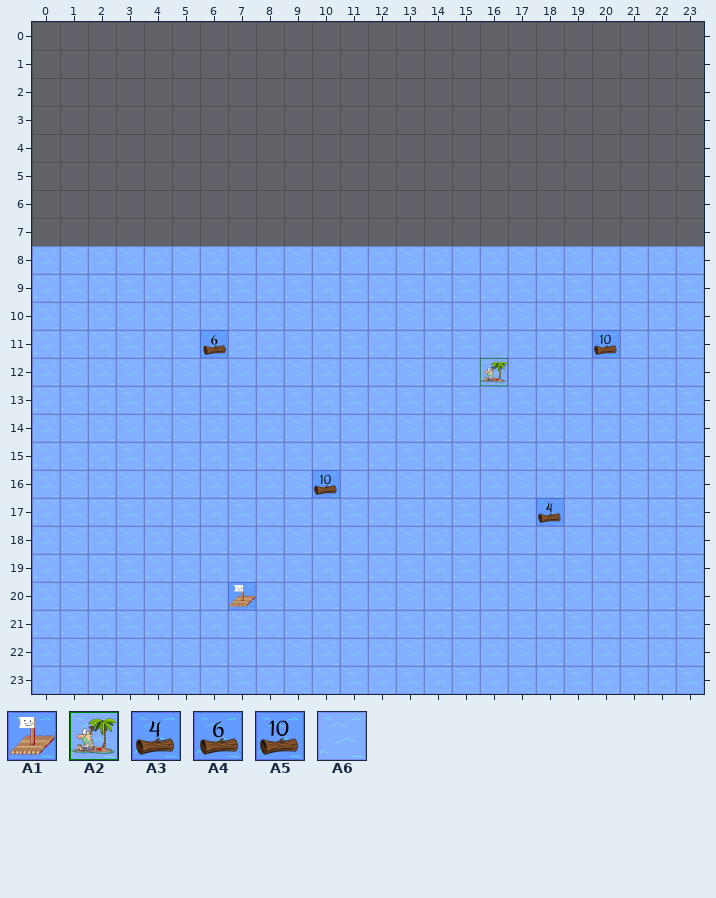
Two states of a Tiled map (JSON), TechnicalPrototype/desktop/out/production/resources/levels/1WoodTutorial.json. The first picture shows the starting point.
Cells are 50x50 px. Shown: x 0..23, y 0..23. The old version is drawn lined up with the new one.
Key: from "updatedTiledSet": A1 0 "Raft", A2 9 "Goal", A3 18 "Wood", A4 20 "Wood", A5 24 "Wood", A6 41.
__ is an empty cell, ## one hidden under a higher layer.
Layer "Environment" before, first column x 0:
 0 __ __ __ __ __ __ __ __ __ __ __ __ __ __ __ __ __ __ __ __ __ __ __ __
 1 __ __ __ __ __ __ __ __ __ __ __ __ __ __ __ __ __ __ __ __ __ __ __ __
 2 __ __ __ __ __ __ __ __ __ __ __ __ __ __ __ __ __ __ __ __ __ __ __ __
 3 __ __ __ __ __ __ __ __ __ __ __ __ __ __ __ __ __ __ __ __ __ __ __ __
 4 __ __ __ __ __ __ __ __ __ __ __ __ __ __ __ __ __ __ __ __ __ __ __ __
 5 __ __ __ __ __ __ __ __ __ __ __ __ __ __ __ __ __ __ __ __ __ __ __ __
 6 __ __ __ __ __ __ __ __ __ __ __ __ __ __ __ __ __ __ __ __ __ __ __ __
 7 __ __ __ __ __ __ __ __ __ __ __ __ __ __ __ __ __ __ __ __ __ __ __ __
 8 A6 A6 A6 A6 A6 A6 A6 A6 A6 A6 A6 A6 A6 A6 A6 A6 A6 A6 A6 A6 A6 A6 A6 A6
 9 A6 A6 A6 A6 A6 A6 A6 A6 A6 A6 A6 A6 A6 A6 A6 A6 A6 A6 A6 A6 A6 A6 A6 A6
10 A6 A6 A6 A6 A6 A6 A6 A6 A6 A6 A6 A6 A6 A6 A6 A6 A6 A6 A6 A6 A6 A6 A6 A6
11 A6 A6 A6 A6 A6 A6 ## A6 A6 A6 A6 A6 A6 A6 A6 A6 A6 A6 A6 A6 ## A6 A6 A6
12 A6 A6 A6 A6 A6 A6 A6 A6 A6 A6 A6 A6 A6 A6 A6 A6 A2 A6 A6 A6 A6 A6 A6 A6
13 A6 A6 A6 A6 A6 A6 A6 A6 A6 A6 A6 A6 A6 A6 A6 A6 A6 A6 A6 A6 A6 A6 A6 A6
14 A6 A6 A6 A6 A6 A6 A6 A6 A6 A6 A6 A6 A6 A6 A6 A6 A6 A6 A6 A6 A6 A6 A6 A6
15 A6 A6 A6 A6 A6 A6 A6 A6 A6 A6 A6 A6 A6 A6 A6 A6 A6 A6 A6 A6 A6 A6 A6 A6
16 A6 A6 A6 A6 A6 A6 A6 A6 A6 A6 ## A6 A6 A6 A6 A6 A6 A6 A6 A6 A6 A6 A6 A6
17 A6 A6 A6 A6 A6 A6 A6 A6 A6 A6 A6 A6 A6 A6 A6 A6 A6 A6 ## A6 A6 A6 A6 A6
18 A6 A6 A6 A6 A6 A6 A6 A6 A6 A6 A6 A6 A6 A6 A6 A6 A6 A6 A6 A6 A6 A6 A6 A6
19 A6 A6 A6 A6 A6 A6 A6 A6 A6 A6 A6 A6 A6 A6 A6 A6 A6 A6 A6 A6 A6 A6 A6 A6
20 A6 A6 A6 A6 A6 A6 A6 A1 A6 A6 A6 A6 A6 A6 A6 A6 A6 A6 A6 A6 A6 A6 A6 A6
21 A6 A6 A6 A6 A6 A6 A6 A6 A6 A6 A6 A6 A6 A6 A6 A6 A6 A6 A6 A6 A6 A6 A6 A6
22 A6 A6 A6 A6 A6 A6 A6 A6 A6 A6 A6 A6 A6 A6 A6 A6 A6 A6 A6 A6 A6 A6 A6 A6
23 A6 A6 A6 A6 A6 A6 A6 A6 A6 A6 A6 A6 A6 A6 A6 A6 A6 A6 A6 A6 A6 A6 A6 A6
The result:
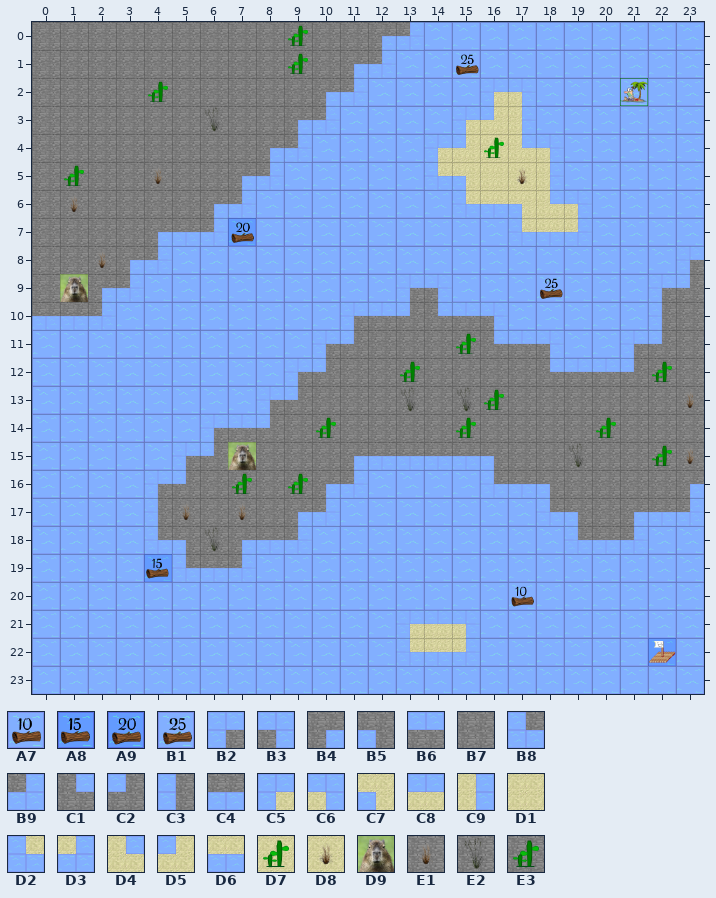
Further tiles: from "updatedTiledSet": A7 15 "Wood", A8 16 "Wood", A9 22 "Wood", B1 23 "Wood", B2 28 "Rock", B3 29 "Rock", B4 30 "Rock", B5 31 "Rock", B6 32 "Rock", B7 34 "Rock", B8 35 "Rock", B9 36 "Rock", C1 37 "Rock", C2 38 "Rock", C3 39 "Rock", C4 40 "Rock", C5 42 "Rock", C6 43 "Rock", C7 45 "Rock", C8 46 "Rock", C9 47 "Rock", D1 48 "Rock", D2 49 "Rock", D3 50 "Rock", D4 51 "Rock", D5 52 "Rock", D6 54 "Rock", D7 55 "Rock", D8 56 "Rock", D9 58 "Rock", E1 59 "Rock", E2 60 "Rock", E3 61 "Rock".
From old to new:
Changed rows in their new state; .. is an unchanged cell.
map size 24x16 -> 24x24 cells (old content now starts at 0,8; both pictures use the new coordinates)
Layer "Environment":
first column x 0:
 0 B7 B7 B7 B7 B7 B7 B7 B7 B7 E3 B7 B7 B4 B9 A6 A6 A6 A6 A6 A6 A6 A6 A6 A6
 1 B7 B7 B7 B7 B7 B7 B7 B7 B7 E3 B7 B4 B9 A6 A6 .. A6 A6 A6 A6 A6 A6 A6 A6
 2 B7 B7 B7 B7 E3 B7 B7 B7 B7 B7 B4 B9 A6 A6 A6 A6 C5 C6 A6 A6 A6 A2 A6 A6
 3 B7 B7 B7 B7 B7 B7 E2 B7 B7 B4 B9 A6 A6 A6 A6 C5 D5 C9 A6 A6 A6 A6 A6 A6
 4 B7 B7 B7 B7 B7 B7 B7 B7 B4 B9 A6 A6 A6 A6 C5 D5 D7 D4 C6 A6 A6 A6 A6 A6
 5 B7 E3 B7 B7 E1 B7 B7 B4 B9 A6 A6 A6 A6 A6 D2 C7 D1 D8 C9 A6 A6 A6 A6 A6
 6 B7 E1 B7 B7 B7 B7 B4 B9 A6 A6 A6 A6 A6 A6 A6 D2 D6 C7 D4 C6 A6 A6 A6 A6
 7 B7 B7 B7 B7 B4 C4 B9 .. A6 A6 A6 A6 A6 A6 A6 A6 A6 D2 D6 D3 A6 A6 A6 A6
 8 B7 B7 E1 B4 B9 .. .. .. .. .. .. .. .. .. .. .. .. .. .. .. .. .. .. B2
 9 B7 D9 B4 B9 .. .. .. .. .. .. .. .. .. B2 B3 .. .. .. .. .. .. .. B2 C2
10 C4 C4 B9 .. .. .. .. .. .. .. .. B2 B6 C2 C1 B6 B3 .. .. .. .. .. C3 B7
11 .. .. .. .. .. .. .. .. .. .. B2 C2 B7 B7 B7 E3 C1 B6 B3 .. .. B2 C2 B7
12 .. .. .. .. .. .. .. .. .. B2 C2 B7 B7 E3 B7 B7 B7 B7 C1 B6 B6 C2 E3 B7
13 .. .. .. .. .. .. .. .. B2 C2 B7 B7 B7 E2 B7 E2 E3 B7 B7 B7 B7 B7 B7 E1
14 .. .. .. .. .. .. B2 B6 C2 B7 E3 B7 B7 B7 B7 E3 B7 B7 B7 B7 E3 B7 B7 B7
15 .. .. .. .. .. B2 C2 D9 B7 B7 B7 B4 C4 C4 C4 C4 B5 B7 B7 E2 B7 B7 E3 E1
16 .. .. .. .. B2 C2 B7 E3 B7 E3 B4 B9 .. .. .. .. B8 C4 B5 B7 B7 B7 B7 B4
17 .. .. .. .. C3 E1 B7 E1 B7 B4 B9 .. .. .. .. .. .. .. B8 B5 B7 B4 C4 B9
18 .. .. .. .. B8 B5 E2 B4 C4 B9 .. .. .. .. .. .. .. .. .. B8 C4 B9 .. ..
19 .. .. .. .. .. B8 C4 B9 .. .. .. .. .. .. .. .. .. .. .. .. .. .. .. ..
20 .. .. .. .. .. .. .. A6 .. .. .. .. .. .. .. .. .. .. .. .. .. .. .. ..
21 .. .. .. .. .. .. .. .. .. .. .. .. .. C5 C8 C6 .. .. .. .. .. .. .. ..
22 .. .. .. .. .. .. .. .. .. .. .. .. .. D2 D6 D3 .. .. .. .. .. .. A1 ..
Layer "Collectable":
first column x 15:
 1 B1
first column x 6:
 7 .. A9 .. .. .. .. .. .. .. .. .. .. .. .. ..
 9 .. .. .. .. .. .. .. .. .. .. .. .. B1 .. ..
11 __ .. .. .. .. .. .. .. .. .. .. .. .. .. __
first column x 4:
16 .. .. .. .. .. .. __ .. .. .. .. .. .. .. ..
17 .. .. .. .. .. .. .. .. .. .. .. .. .. .. __
19 A8 .. .. .. .. .. .. .. .. .. .. .. .. .. ..
20 .. .. .. .. .. .. .. .. .. .. .. .. .. A7 ..
Boxes around the changes in both pictures, in picture pixels (x1, y1, x2, y2):
changed: (32, 22, 704, 610)
changed: (396, 610, 480, 666)
changed: (648, 638, 676, 666)
